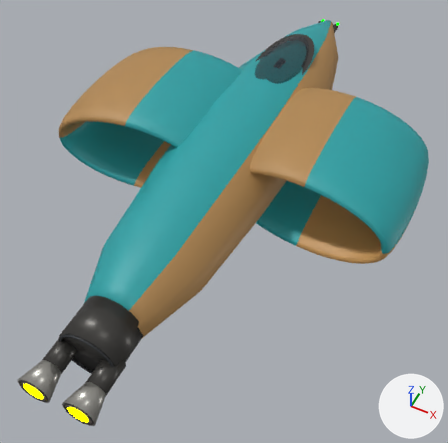
What one commit did to the glTF model ThoriumGap_JS/models/Ship_TwoHoop_217137.glb.
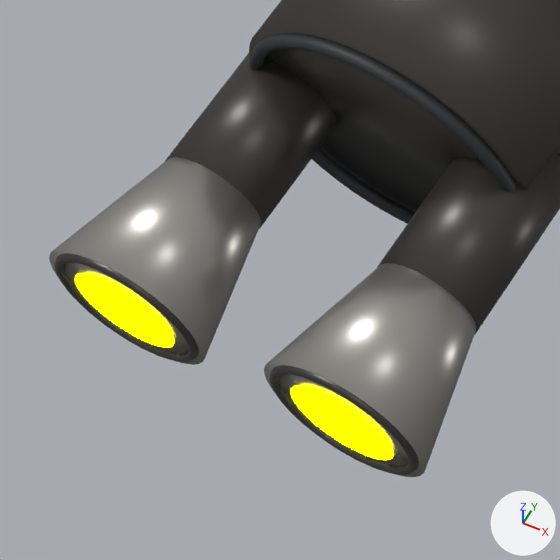
The first picture shows the older version from a 50 mm camera at (2.19, -4.92, 4.61) aimed at (0.16, -0.87, -0.45). The close-ups show the older and then the newer version on the part from 2% to 27% of the width and 74% to 100% of the height of that picture. Only the edits that show in the close-ups are written down. Every picture has the same lights, and +X, +Y and +Z are marked at lower right. Where no turn or scale is listed for an object, it has been applied to the vertices.

The first close-up shows 'EngineBell_Left_AftHullBurnishedNozzle', 'EngineBell_Right_AftHullBurnishedNozzle', 'EngineBlock_AftHullDarkTrimRing', 'EngineBlock_AftHullIntegratedMountPlate', 'EngineEmitter', 'EngineLip_Left_DarkNozzleRim', 'EngineLip_Right_DarkNozzleRim', 'EngineThroat_Left_AftHullDarkSocket', 'EngineThroat_Right_AftHullDarkSocket'.
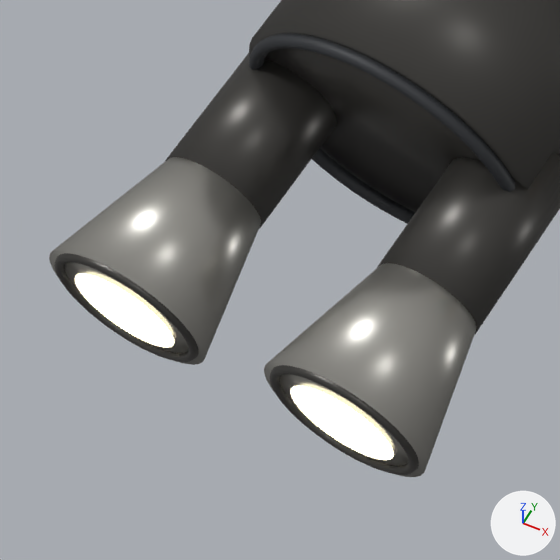
Pixel boxes (x1, y1, x2, y2) of what changed, in the close-ups (560 x 560 px):
```json
{"object": "EngineEmitter", "change": "recoloured", "before": [75, 273, 394, 460], "after": [75, 273, 394, 460]}
```

Scene script edits in JSON lines:
```json
{"op": "set", "path": "mat_engineglow.emission_color", "old": "(1.0, 1.0, 0.0)", "new": "(0.62, 0.57, 0.4)", "note": "yellow #ffff00 -> beige #cec7aa"}
```
